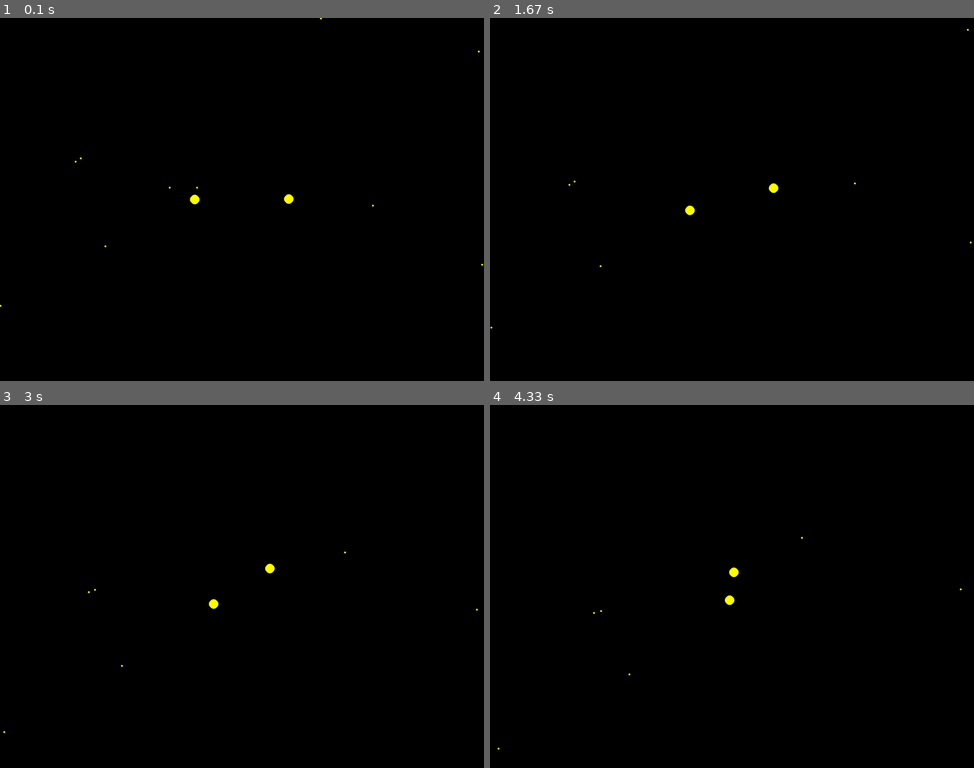
Above: before the commit, frames 1-4 (two rows, left to right).
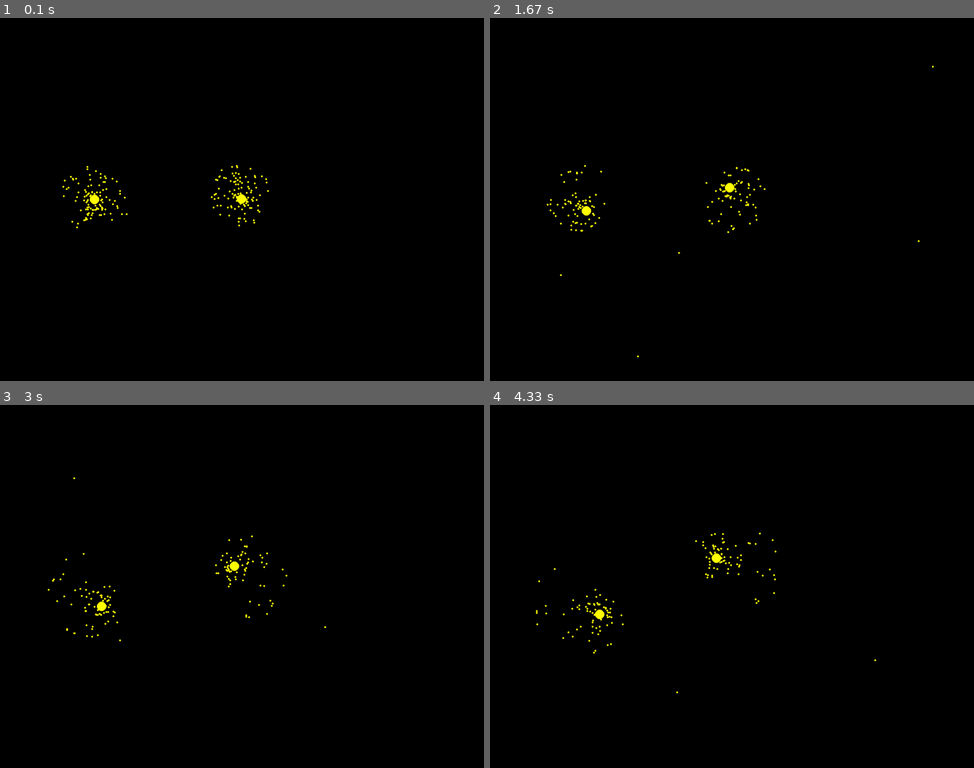
Above: after the commit, the same moments.

Repository: ZaoLahma/PygamePlayground
Game: pygame game, started from main.py
Two runs of this game, one before a commit and one after it. Both use one fixed random seed, a clock stepped at 60 frames per second and the inputs below.
Inputs:
- Up to frame 1 (0.1 s): no input
- Up to frame 2 (1.67 s): no input
- Up to frame 3 (3 s): no input
- Up to frame 4 (4.33 s): no input

The runs differ from the first frame. In frame 1, 0.6% of the frame differs, in the area x 0-100%, y 0-80%; in frame 2, 0.5%; in frame 3, 0.5%; in frame 4, 0.5%.

Commit message:
Solar system thingie

Diff:
--- a/main.py
+++ b/main.py
@@ -1,9 +1,8 @@
 from simulator.core.window.window import Window
 from simulator.universe.core.physics import Physics
 from simulator.universe.core.body import Body
+from simulator.universe.objects.solar_system import SolarSystem
 from pygame import Vector2
-
-from random import randint
 
 class Main:
     @staticmethod
@@ -11,25 +10,12 @@
         print("Run called")
         window = Window("Particles", (1024, 768), 30)
 
-        #body1 = Body(Vector2(100, 100), 2, 200)
-        #body2 = Body(Vector2(200, 200), 2, 200)
+        solar_system = SolarSystem(Vector2(512, 384), 10, 1.98892 * 10 ** 30, 70, 70)
 
-        massive = Body(Vector2(612, 384), 10, 1.98892 * 10 ** 30)
-        massive.vel = Vector2(0, -0.5)
+        solar_system_2 = SolarSystem(Vector2(200, 384), 10, 1.98892 * 10 ** 30, 70, 70)
 
-        massive_2 = Body(Vector2(412, 384), 10, 1.98892 * 10 ** 30)
-        massive_2.vel = Vector2(0, 0.5)
-
-        num_particles = 10
-
-        for _ in range(0, num_particles):
-            x_pos = randint(0, 1024)
-            y_pos = randint(0, 768)
-            body = Body(Vector2(x_pos, y_pos), 2, 5.9742 * 10 ** 24)
-            y_vel = 1
-            if x_pos > 512:
-                y_vel = -y_vel
-            body.vel = Vector2(0, y_vel)
+        solar_system.sun.vel[1] = -0.5
+        solar_system_2.sun.vel[1] = 0.5
 
         physics = Physics()
 
--- a/simulator/universe/core/physics.py
+++ b/simulator/universe/core/physics.py
@@ -1,9 +1,12 @@
 from ...core.object.object_storage import ObjectStorage
+
 from pygame import Vector2
 from math import sqrt
 from math import atan2
 from math import cos
 from math import sin
+from math import pi
+from random import uniform
 
 class Physics():
     G = 6.67428e-11
@@ -35,7 +38,6 @@
         dx = dx / Physics.SCALE
         dy = dy / Physics.SCALE
         dist = sqrt(dx ** 2 + dy ** 2)
-        #print("dist: " + str(dist))
         f = Physics.G * obj.mass * other.mass / (dist ** 2)
         theta = atan2(dy, dx)
         fx = cos(theta) * f
@@ -45,3 +47,11 @@
 
     def apply_gravity(self, obj, dt):
         obj.acc = Vector2(obj.fx / obj.mass * dt, obj.fy / obj.mass * dt)
+
+    @staticmethod
+    def create_orbit(obj, other, radius):
+        theta = uniform( 0, 2 * pi )
+        obj.pos = Vector2(radius * cos(theta), radius * sin(theta))
+        obj.pos += other.pos
+        v = sqrt(Physics.G * other.mass / radius) * Physics.SCALE
+        obj.vel = Vector2(v * sin(theta), -v * cos(theta))
--- /dev/null
+++ b/simulator/universe/objects/solar_system.py
@@ -0,0 +1,24 @@
+from ..core.body import Body
+from ..core.physics import Physics
+
+from pygame import Vector2
+from random import randint
+
+class SolarSystem():
+    def __init__(self, sun_pos, sun_radius, sun_mass, num_bodies, max_radius):
+        self.sun = Body(sun_pos, sun_radius, sun_mass, color = 'yellow')
+        self.max_radius = max_radius
+
+        for _ in range(0, num_bodies):
+            self.create_body()
+
+    def create_body(self):
+        body = Body(Vector2(0, 0), 2, 5.9742 * 10 ** 24)
+        radius = randint(12, self.max_radius)
+        Physics.create_orbit(body, self.sun, radius)
+
+        create_moon = randint(0, 100) > 50
+        if True == create_moon:
+            moon = Body(Vector2(0, 0), 2, 0.1742 * 10 ** 24)
+            radius = randint(10, 15)
+            Physics.create_orbit(moon, body, radius)
